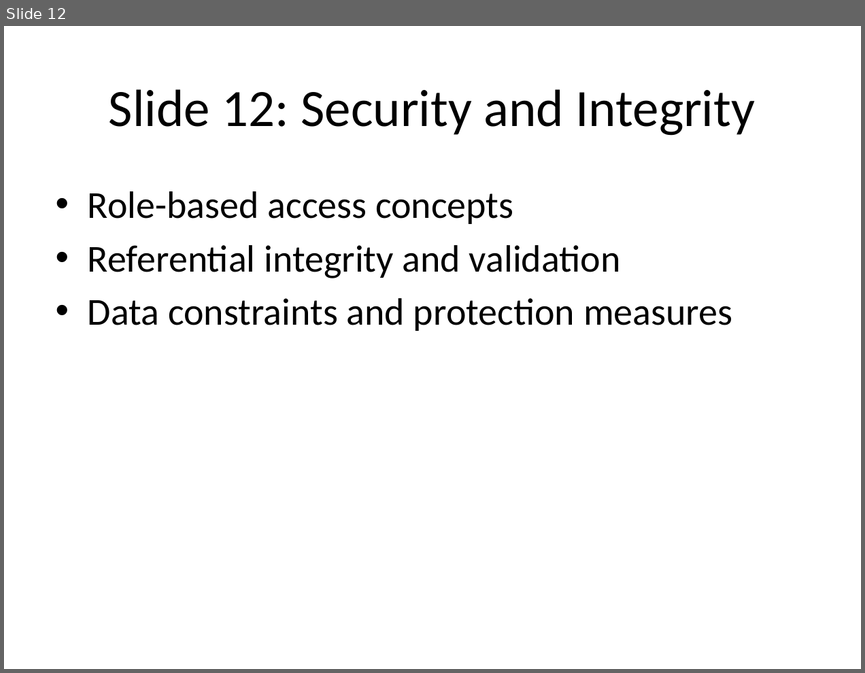
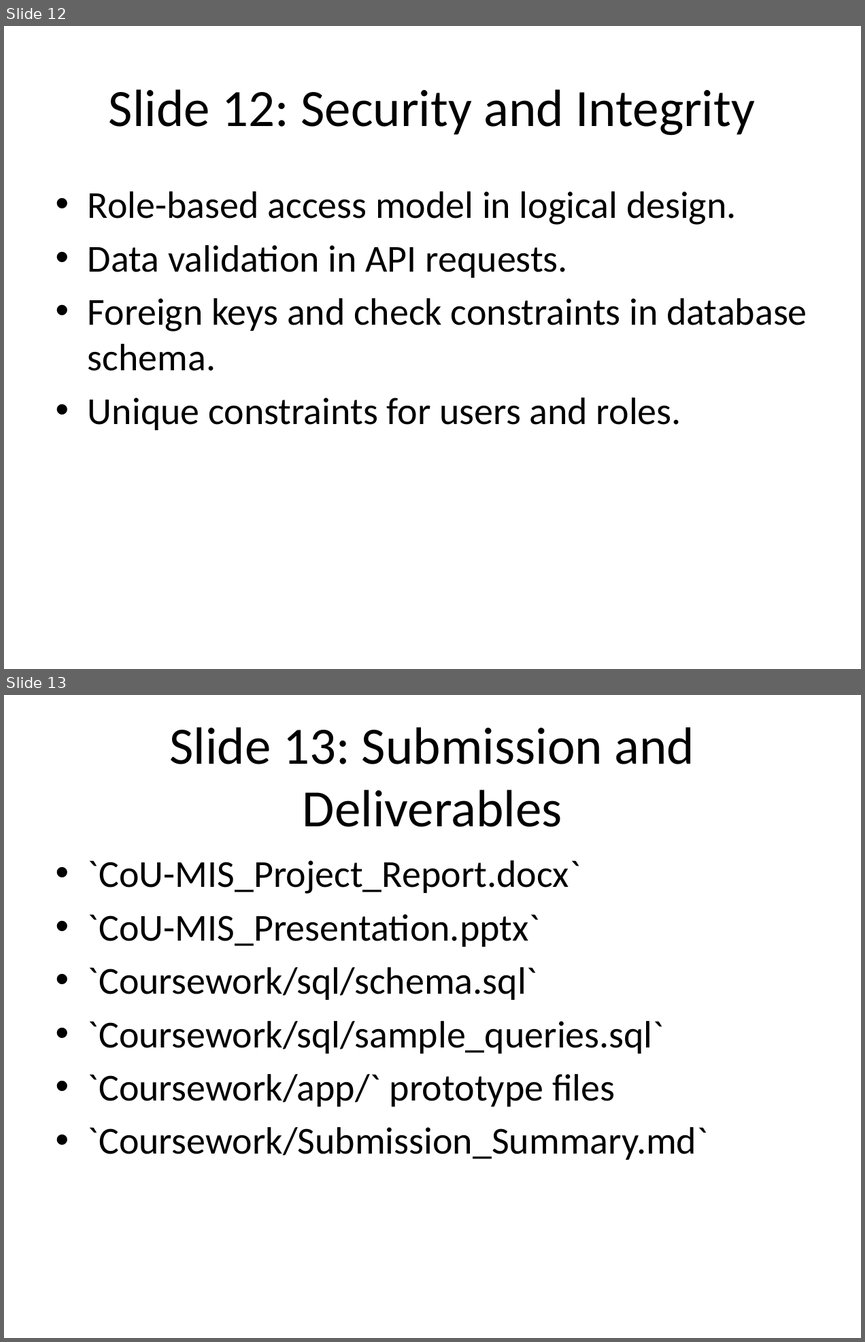
Before and after one commit to Icradle-Innovations-Ltd/cou-mis, a slide deck: Coursework/CoU-MIS_Presentation.pptx. Shown one above the other, each under a label of ours: slide 12 before the commit, slides 12 and 13 after it. The pictures are 865x673 and 865x1342 pixels, drawn with LibreOffice and Linux fonts; fonts in the diff are those of the drawing. Boxes give left, top, right and bottom in pixels: in the first picture for what was removed or moved away, otherwise in the second. Text is boxed around its words. In the diff, an @@ line names an element or a change of style, - is before the commit and + after.

Commit message:
Add PostgreSQL support and Railway deployment
Enable optional PostgreSQL backing and add deployment assets. server.js now uses pg Pool when DATABASE_URL is configured (falls back to in-memory data), adds DEFAULT_HOUSEHOLD_ID handling, input validation, and implements DB queries for members, sacraments, transactions, and summary endpoints. Added Dockerfile, .dockerignore, .env.example, and a Railway deployment guide; updated README and package.json (added pg). Inserted seed data into sql/schema.sql and included minor presentation/report/outline updates.

```diff
--- a/Coursework/CoU-MIS_Presentation.pptx
+++ b/Coursework/CoU-MIS_Presentation.pptx
@@ slide 13 added at (x1=4, y1=695, x2=861, y2=1338), background #FFFFFF @@
@@ title added at (x1=169, y1=727, x2=694, y2=827), 44 pt, text #000000 @@
+Slide 13: Submission and Deliverables
@@ text added at (x1=88, y1=860, x2=708, y2=1159), 32 pt, text #000000 @@
+• `CoU-MIS_Project_Report.docx`
+• `CoU-MIS_Presentation.pptx`
+• `Coursework/sql/schema.sql`
+• `Coursework/sql/sample_queries.sql`
+• `Coursework/app/` prototype files
+• `Coursework/Submission_Summary.md`
@@ slide 12 changed as well @@
@@ text at (x1=88, y1=191, x2=807, y2=430): text changed @@
-• Role-based access concepts
-• Referential integrity and validation
-• Data constraints and protection measures
+• Role-based access model in logical design.
+• Data validation in API requests.
+• Foreign keys and check constraints in database schema.
+• Unique constraints for users and roles.
```
Also in this commit, not shown: 13 other slides changed, 1 slide removed, 10 other files.
